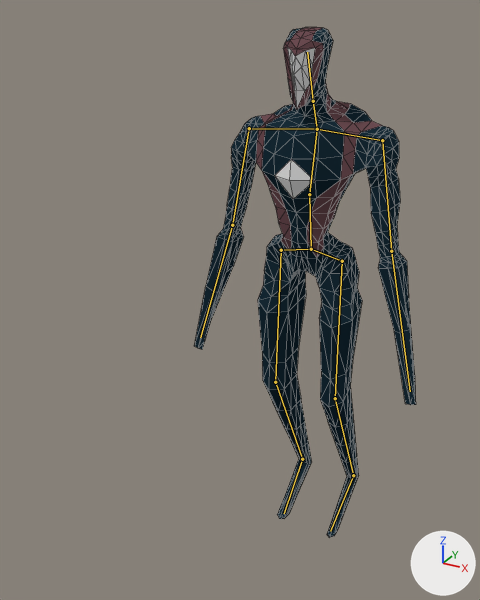
Renders of the Blender file Assets/_Models/_Man/ManMirrorRigged.blend from each side of a commit.
The view is the same before and after, from a 50 mm camera at (5.37, -13.16, 6.03) aimed at (-1.19, -1.24, 0.06). Every picture has the same lights, and +X, +Y and +Z are marked at lower right. The bones that bend it are drawn over the model as lines. Mesh edges are drawn as thin lines.
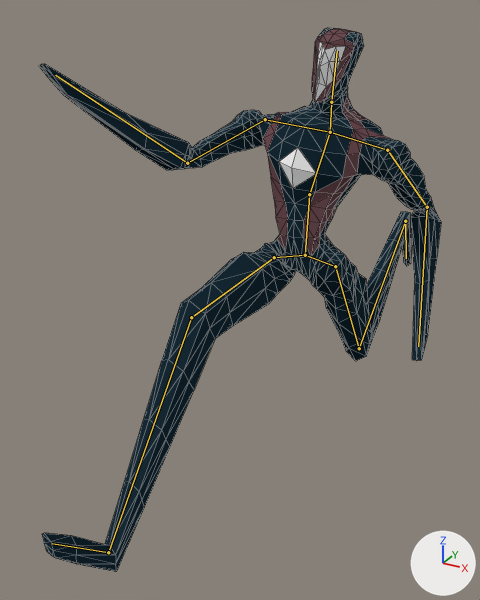
The newer file adds an action. The first version stands in its rest pose; the second is drawn at frame 20 of the action 'Run'.

What the commit changed:
Bone 'Bone' (bone_bone) turns from (0, 0, 0) to (-10, -4, -8) degrees about its own x, y and z.
Bone 'Bone.004' (bone_bone_004) turns from (0, 0, 0) to (1, -10, -6) degrees about its own x, y and z.
Bone 'Bone.006' (bone_bone_006) turns from (0, 0, 0) to (72, 9, 6) degrees about its own x, y and z.
Bone 'Bone.008' (bone_bone_008) turns from (0, 0, 0) to (-70, -16, -5) degrees about its own x, y and z.
Bone 'Bone.007' (bone_bone_007) turns from (0, 0, 0) to (-61, 14, -13) degrees about its own x, y and z.
Bone 'Bone.009' (bone_bone_009) turns from (0, 0, 0) to (-50, 17, -9) degrees about its own x, y and z.
Bone 'Bone.003' (bone_bone_003) turns from (0, 0, 0) to (-17, 0, -2) degrees about its own x, y and z.
Bone 'Bone.010' (bone_bone_010) turns from (0, 0, 0) to (0, -8, -3) degrees about its own x, y and z.
Bone 'Bone.012' (bone_bone_012) turns from (0, 0, 0) to (60, -1, 3) degrees about its own x, y and z.
Bone 'Bone.014' (bone_bone_014) turns from (0, 0, 0) to (62, -1, 2) degrees about its own x, y and z.
Bone 'Bone.016' (bone_bone_016) turns from (0, 0, 0) to (-8, 1, -1) degrees about its own x, y and z.
Bone 'Bone.011' (bone_bone_011) turns from (0, 0, 0) to (-2, 3, 1) degrees about its own x, y and z.
Bone 'Bone.013' (bone_bone_013) turns from (0, 0, 0) to (-69, -2, 1) degrees about its own x, y and z.
Bone 'Bone.015' (bone_bone_015) turns from (0, 0, 0) to (19, 1, 1) degrees about its own x, y and z.
Bone 'Bone.017' (bone_bone_017) turns from (0, 0, 0) to (-8, -1, 1) degrees about its own x, y and z.

What differs and where, as boxes [x1, y1, x2, y2] in the pictures (480 x 600 px):
'Cylinder', posed (81% wider, 6% taller)
    before: [194, 27, 416, 538]
    after: [39, 28, 441, 572]
bone 'Bone', root to tip
    before: (309, 194) to (317, 129)
    after: (309, 194) to (330, 132)
bone 'Bone.004', root to tip
    before: (317, 129) to (382, 140)
    after: (330, 132) to (387, 150)
bone 'Bone.006', root to tip
    before: (382, 140) to (391, 251)
    after: (387, 150) to (427, 207)
bone 'Bone.008', root to tip
    before: (391, 251) to (410, 391)
    after: (427, 207) to (418, 346)
bone 'Bone.007', root to tip
    before: (249, 128) to (232, 225)
    after: (265, 119) to (187, 163)
bone 'Bone.009', root to tip
    before: (232, 225) to (200, 337)
    after: (187, 163) to (55, 75)
bone 'Bone.003', root to tip
    before: (309, 194) to (311, 249)
    after: (309, 194) to (305, 255)
bone 'Bone.010', root to tip
    before: (311, 249) to (342, 261)
    after: (305, 255) to (335, 266)
bone 'Bone.012', root to tip
    before: (342, 261) to (335, 398)
    after: (335, 266) to (359, 348)
bone 'Bone.014', root to tip
    before: (335, 398) to (353, 475)
    after: (359, 348) to (405, 221)
bone 'Bone.016', root to tip
    before: (353, 475) to (330, 531)
    after: (405, 221) to (406, 258)
bone 'Bone.011', root to tip
    before: (311, 249) to (281, 250)
    after: (305, 255) to (274, 257)
bone 'Bone.013', root to tip
    before: (281, 250) to (275, 382)
    after: (274, 257) to (191, 317)
bone 'Bone.015', root to tip
    before: (275, 382) to (302, 459)
    after: (191, 317) to (108, 552)
bone 'Bone.017', root to tip
    before: (302, 459) to (284, 513)
    after: (108, 552) to (52, 543)
